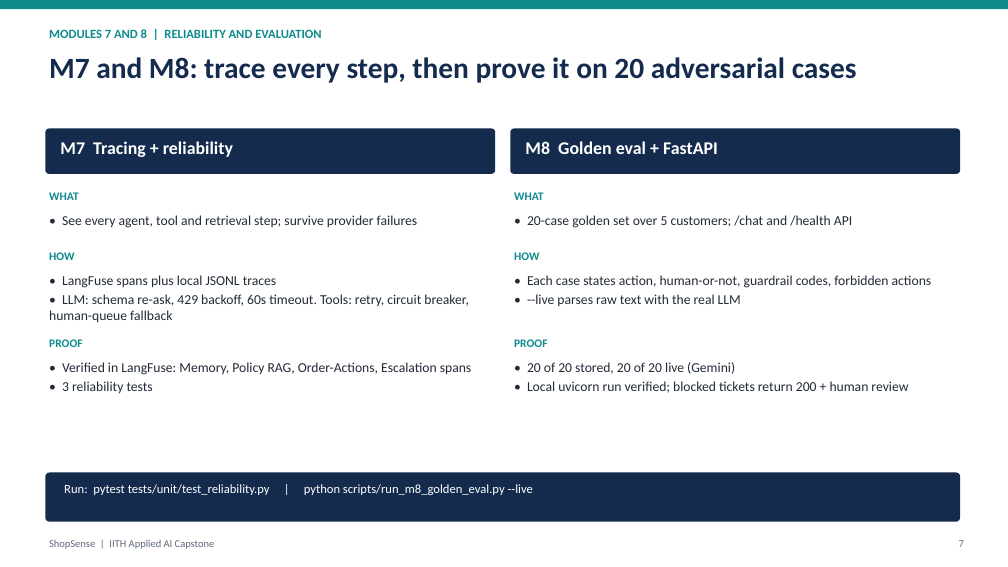
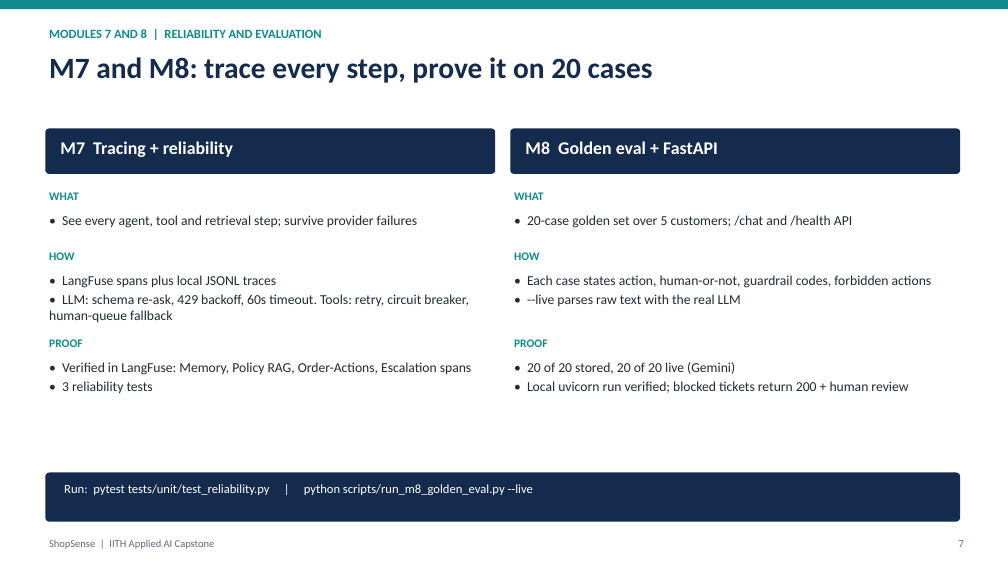
Before and after one commit to abhraj786/iith-ai-capstone-shopsense, a slide deck: slide 7 of docs/deck/iith-ai-capstone-shopsense.pptx. Drawn at 1008x567 pixels with LibreOffice and Linux fonts; fonts in the diff are those of the drawing. Boxes give left, top, right and bottom in pixels: in the first picture for what was removed or moved away, otherwise in the second. Text is boxed around its words. In the diff, an @@ line names an element or a change of style, - is before the commit and + after.

```diff
--- a/docs/deck/iith-ai-capstone-shopsense.pptx
+++ b/docs/deck/iith-ai-capstone-shopsense.pptx
@@ text at (49,57,653,83): text changed @@
-M7 and M8: trace every step, then prove it on 20 adversarial cases
+M7 and M8: trace every step, prove it on 20 cases
```
Also in this commit, not shown: 5 other slides changed, 1 other file.
